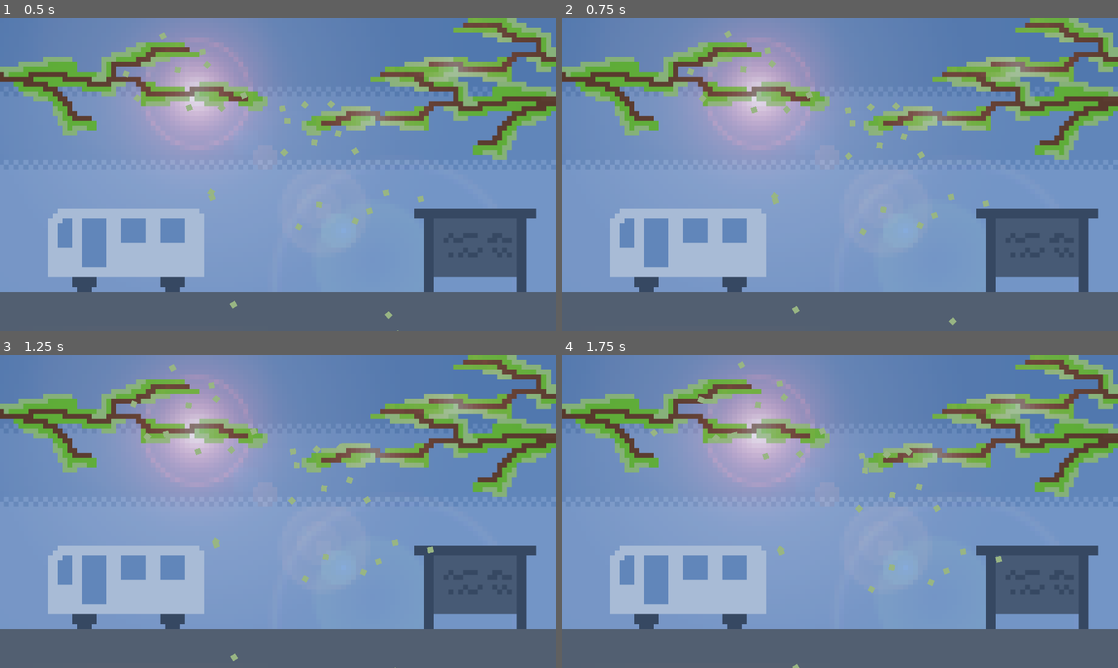
Above: before the commit, frames 1-4 (two rows, left to right).
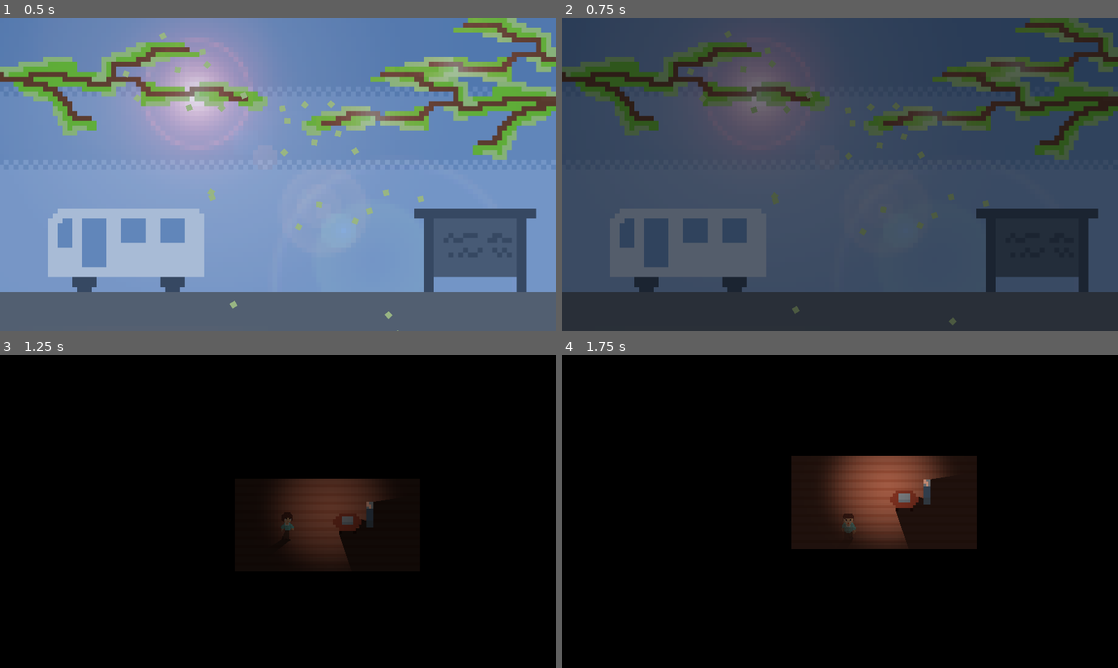
Above: after the commit, the same moments.

Repository: ordinary-dev/student-quest
Game: Godot game, scene res://Scenes/1.beggining/City.tscn
The game is run twice, just before and just after one commit, with the same random seed, the same clock (stepped at 60 frames per second) and the same inputs. This scene is started directly instead of the project's main scene. Sound files missing from this copy of the repository are replaced by a short silence.
Inputs (mouse positions are in pixels of both pictures, inside the frame that each line leads up to):
- Up to frame 1 (0.5 s): no input
- Up to frame 2 (0.75 s): tap Enter (ui_accept) at 0.5 s; move the mouse to (962, 158) at 0.52 s; hold Right (ui_right) from 0.53 s (still down); click (962, 158) at 0.67 s
- Up to frame 3 (1.25 s): keep holding Right (ui_right); tap Enter (ui_accept) at 0.77 s
- Up to frame 4 (1.75 s): move the mouse to (728, 527) at 1.27 s; release Right (ui_right) at 1.28 s; hold Down (ui_down) from 1.28 s (still down); tap Enter (ui_accept) at 1.52 s

Frame 1 is identical in both runs. In frame 2, 100% of the frame differs, in the area x 0-100%, y 0-100%; in frame 3, 100%; in frame 4, 100%.

Commit message:
Change music when first time seeing city

Diff:
--- a/Scenes/1.beggining/City.tscn
+++ b/Scenes/1.beggining/City.tscn
@@ -1,15 +1,14 @@
 [gd_scene load_steps=5 format=2]
 
 [ext_resource path="res://Sprites/backgrounds/city1.png" type="Texture" id=1]
-[ext_resource path="res://Audio/music/Its going to be better.wav" type="AudioStream" id=2]
+[ext_resource path="res://Audio/music/Ambient.ogg" type="AudioStream" id=2]
 
 [sub_resource type="GDScript" id=1]
 script/source = "extends Control
 
 export (String, FILE, \"*.tscn\") var next
 
-func _ready():
-	yield(get_tree().create_timer(3), \"timeout\")
+func finished():
 	get_node(\"/root/scene_loader\").load_scene(next)
 "
 
@@ -59,3 +58,4 @@
 stream = ExtResource( 2 )
 autoplay = true
 bus = "OST"
+[connection signal="finished" from="AudioStreamPlayer" to="." method="finished"]
Not shown, added: Audio/music/Ambient.ogg.import
Not shown, added: Tilemaps/.street/01.asphalt.png.import
Not shown, added: Tilemaps/.street/02.white.png.import
Not shown, added: Tilemaps/.street/03.white.png.import
Not shown, added: Tilemaps/.street/04.white.png.import
Not shown, added: Tilemaps/.street/05.white.png.import
Not shown, added: Tilemaps/.street/06.roof.png.import
Not shown, added: Tilemaps/.street/07.white.png.import
Not shown, added: Tilemaps/.street/08.road.png.import
Not shown, added: Tilemaps/.street/09.building.png.import
Not shown, added: Tilemaps/.street/10.grass.png.import
Not shown, added: Tilemaps/.street/11.wall.png.import
(and 20 more such lines)
